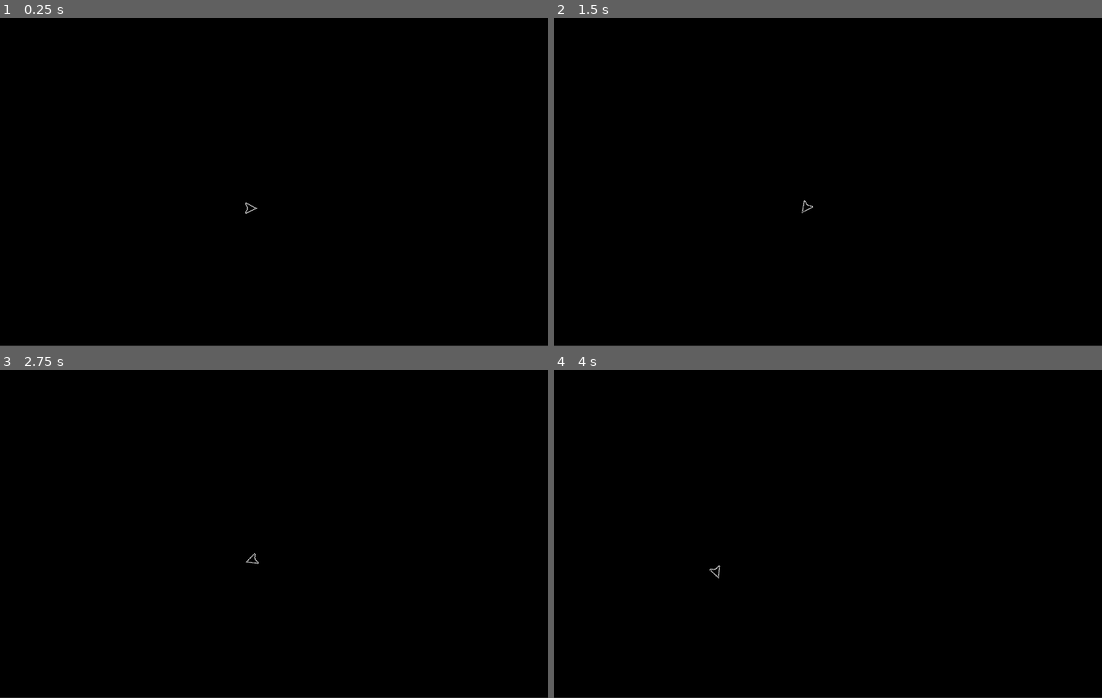
Above: before the commit, frames 1-4 (two rows, left to right).
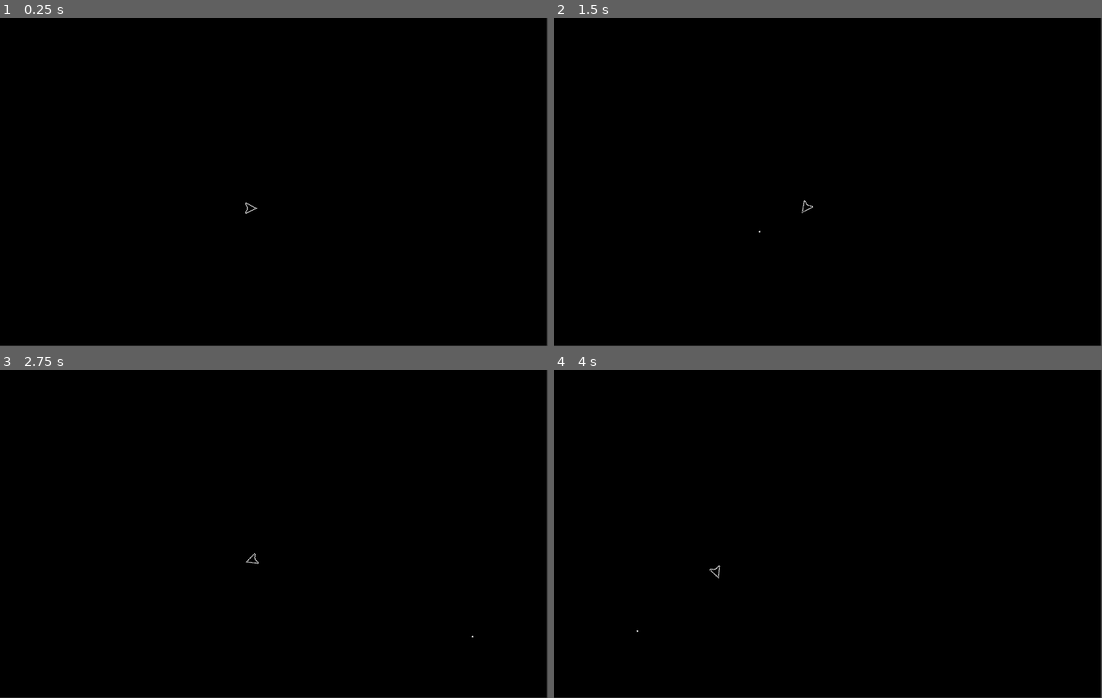
Above: after the commit, the same moments.

Repository: LMem001/Asteroid
Game: Godot game, scene res://src/scenes/asteroid.tscn
Same seed, same stepped clock (60 frames per second), same inputs: the game is played once before the commit and once after it.
Inputs:
- Up to frame 1 (0.25 s): no input
- Up to frame 2 (1.5 s): tap Enter at 0.5 s; hold Right (rotate_right) 0.53-1.28 s; tap Space (shot, bound only after the commit) at 0.6, 1.35 s; hold Left (rotate_left) from 1.28 s (still down)
- Up to frame 3 (2.75 s): release Left (rotate_left) at 2.03 s; hold Right (rotate_right) from 2.03 s (still down); tap Space (shot, bound only after the commit) at 2.1 s
- Up to frame 4 (4 s): release Right (rotate_right) at 2.78 s; hold Up (thrust) 2.78-3.53 s; tap Space (shot, bound only after the commit) at 2.85, 3.6 s; hold Left (rotate_left) from 3.53 s (still down)

The runs differ from the first frame. In frame 1, 0.2% of the frame differs, in the area x 99-100%, y 0-100%; in frame 2, 0.3%, in the area x 37-100%, y 0-100%; in frame 3, 0.3%; in frame 4, 0.3%.

Commit message:
player can now shoot

Diff:
--- a/project.godot
+++ b/project.godot
@@ -37,3 +37,8 @@
 "events": [Object(InputEventKey,"resource_local_to_scene":false,"resource_name":"","device":-1,"window_id":0,"alt_press …(182 unchanged characters)…
 ]
 }
+shot={
+"deadzone": 0.5,
+"events": [Object(InputEventKey,"resource_local_to_scene":false,"resource_name":"","device":-1,"window_id":0,"alt_pressed":false,"shift_pressed":false,"ctrl_pressed":false,"meta_pressed":false,"pressed":false,"keycode":0,"physical_keycode":32,"key_label":0,"unicode":32,"echo":false,"script":null)
+]
+}
--- /dev/null
+++ b/src/scenes/asteroid.gd
@@ -0,0 +1,32 @@
+extends Node2D
+@export var canvas_layer : CanvasLayer
+@export var player : CharacterBody2D
+var canvas_size : Vector2
+
+func _physics_process(delta):
+	# wrap player when exits from canvas layer
+	_wrap_around(player)
+
+func _ready():
+	# Ottieni la dimensione del CanvasLayer
+	canvas_size = get_canvas_layer_size()
+
+
+func get_canvas_layer_size() -> Vector2:
+	var viewport = get_viewport()
+	var viewport_transform = viewport.get_canvas_transform()
+	return viewport.size
+
+# Wrapping function based on the CanvasLayer size
+func _wrap_around(obj):
+	# Check if the object is out of the horizontal bounds
+	if obj.position.x < 0:
+		obj.position.x = canvas_size.x
+	elif obj.position.x > canvas_size.x:
+		obj.position.x = 0
+
+	# Check if the object is out of the vertical bounds
+	if obj.position.y < 0:
+		obj.position.y = canvas_size.y
+	elif obj.position.y > canvas_size.y:
+		obj.position.y = 0
--- a/src/scenes/asteroid.tscn
+++ b/src/scenes/asteroid.tscn
@@ -1,10 +1,14 @@
-[gd_scene load_steps=2 format=3 uid="uid://bd3jtsr7scxgm"]
+[gd_scene load_steps=3 format=3 uid="uid://bd3jtsr7scxgm"]
 
 [ext_resource type="PackedScene" uid="uid://bvwejscqp4nnh" path="res://src/scenes/player.tscn" id="1_lyfa0"]
+[ext_resource type="Script" path="res://src/scenes/asteroid.gd" id="1_v1xsf"]
 
-[node name="Asteroid" type="Node2D"]
+[node name="Asteroid" type="Node2D" node_paths=PackedStringArray("canvas_layer", "player")]
+script = ExtResource("1_v1xsf")
+canvas_layer = NodePath("CanvasLayer")
+player = NodePath("Player")
 
-[node name="CharacterBody2D" parent="." instance=ExtResource("1_lyfa0")]
+[node name="Player" parent="." instance=ExtResource("1_lyfa0")]
 position = Vector2(688, 522)
 
 [node name="CanvasLayer" type="CanvasLayer" parent="."]
@@ -14,5 +18,7 @@
 anchors_preset = -1
 anchor_right = 1.0
 anchor_bottom = 0.999
+offset_left = -3.0
+offset_right = -3.0
 offset_bottom = -0.100037
 color = Color(0, 0, 0, 1)
--- /dev/null
+++ b/src/scenes/bullet_player.tscn
@@ -0,0 +1,17 @@
+[gd_scene load_steps=4 format=3 uid="uid://cb7ddbqr6id0j"]
+
+[ext_resource type="Script" path="res://src/scripts/bullet_player.gd" id="1_30c2c"]
+[ext_resource type="Texture2D" uid="uid://bli1c1hrk7iyl" path="res://assets/bullet.png" id="2_u0g2u"]
+
+[sub_resource type="RectangleShape2D" id="RectangleShape2D_3q2aw"]
+size = Vector2(8, 8)
+
+[node name="BulletPlayer" type="Area2D"]
+scale = Vector2(0.5, 0.5)
+script = ExtResource("1_30c2c")
+
+[node name="Sprite2D" type="Sprite2D" parent="."]
+texture = ExtResource("2_u0g2u")
+
+[node name="CollisionShape2D" type="CollisionShape2D" parent="."]
+shape = SubResource("RectangleShape2D_3q2aw")
--- a/src/scenes/player.tscn
+++ b/src/scenes/player.tscn
@@ -3,7 +3,7 @@
 [ext_resource type="Texture2D" uid="uid://d1tfh8np2troa" path="res://assets/spaceship.png" id="1_bx873"]
 [ext_resource type="Script" path="res://src/scripts/player.gd" id="1_oegcm"]
 
-[node name="CharacterBody2D" type="CharacterBody2D"]
+[node name="Player" type="CharacterBody2D"]
 scale = Vector2(0.5, 0.5)
 script = ExtResource("1_oegcm")
 
@@ -12,3 +12,12 @@
 
 [node name="CollisionPolygon2D" type="CollisionPolygon2D" parent="."]
 polygon = PackedVector2Array(-32, -30, -24, -30, 32, -2, 32, 2, -24, 30, -32, 30, -32, 18, -28, 10, -24, 6, -24, -3, -32, -18)
+
+[node name="ShootingPoint" type="Marker2D" parent="."]
+unique_name_in_owner = true
+position = Vector2(48, 0)
+
+[node name="ShotTimer" type="Timer" parent="."]
+unique_name_in_owner = true
+
+[connection signal="timeout" from="ShotTimer" to="." method="_on_shot_timer_timeout"]
--- /dev/null
+++ b/src/scripts/bullet_player.gd
@@ -0,0 +1,13 @@
+extends Area2D
+
+var travelled_distance = 0
+
+func _physics_process(delta):
+	const speed = 1000
+	const range = 1200
+	var direction = Vector2.RIGHT.rotated(rotation)
+	position += direction * speed * delta
+
+	travelled_distance += speed * delta
+	if travelled_distance > range:
+		queue_free()
--- a/src/scripts/player.gd
+++ b/src/scripts/player.gd
@@ -4,6 +4,8 @@
 var thrust : float = 0.0
 var acceleration : float = 20.0
 var speed : float = 200.0
+var _gun_fire_rate = 0.2
+var _bshot_timeout = true
 
 func _physics_process(delta):
 	_rotate(delta)
@@ -11,12 +13,12 @@
 		thrust += acceleration * delta
 		var direction = Vector2.RIGHT.rotated(rotation)
 		velocity += Vector2.RIGHT.rotated(rotation) * thrust
+	if Input.is_action_just_pressed("shot") and _bshot_timeout:
+		shot()
+		# set timeout to prevent next shot
+		%ShotTimer.start(_gun_fire_rate)
+		_bshot_timeout = false
 	move_and_slide()
-	#if Input.is_action_just_pressed("fire") and _bshot_timeout:
-		#shot()
-		## set timeout to prevent next shot
-		#%ShotTimer.start(_gun_fire_rate)
-		#_bshot_timeout = false
 
 func _ready():
 	initial_position = position
@@ -26,3 +28,16 @@
 		rotate(-rotation_speed * delta)  # Ruota in senso antiorario
 	elif Input.is_action_pressed("rotate_right"):
 		rotate(rotation_speed * delta)  # Ruota in senso orario
+
+func shot():
+	const bullet = preload("res://src/scenes/bullet_player.tscn")
+	var new_bullet = bullet.instantiate()
+	new_bullet.position = %ShootingPoint.global_position
+	# make the bullet follow the rotation of the player when instantiated
+	new_bullet.rotation = rotation
+	# make the bullet son of the main the game scene, so it does not constantly follow the player
+	get_parent().add_child(new_bullet)
+
+
+func _on_shot_timer_timeout():
+	_bshot_timeout = true
